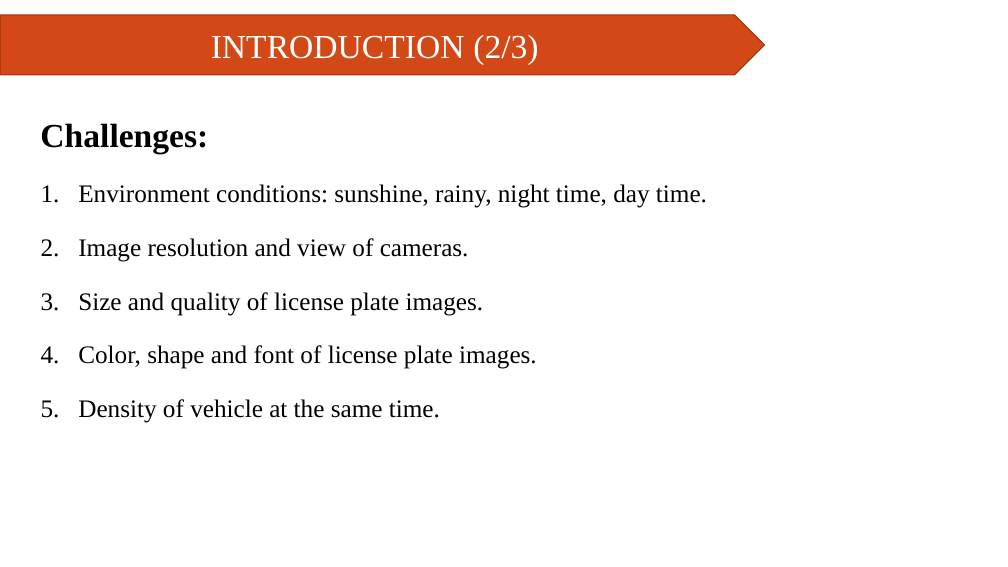
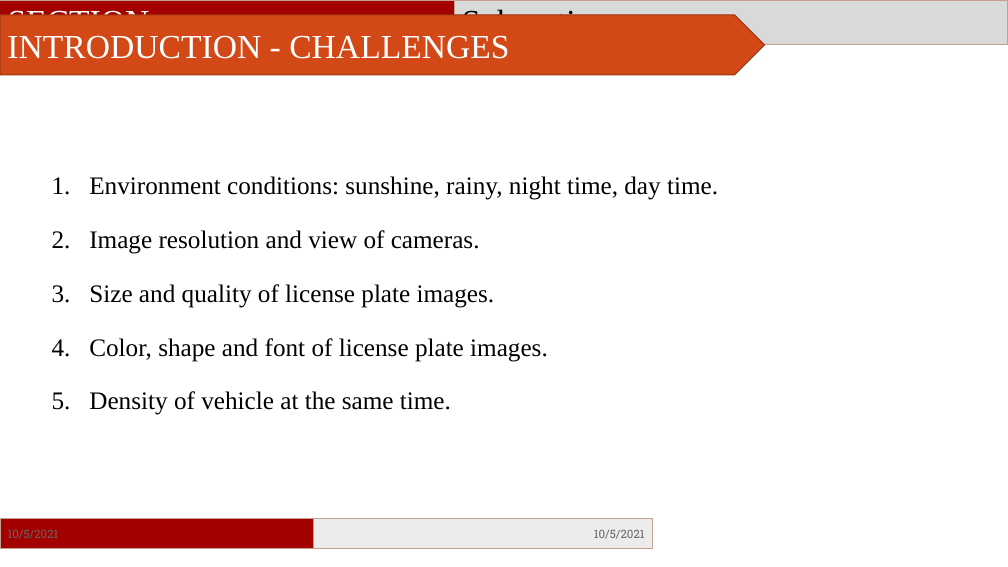
Before and after one commit to phamvandan/graduated-thesis-2021, a slide deck: slide 6 of NCKH.pptx. Drawn at 1008x567 pixels with LibreOffice and Linux fonts; fonts in the diff are those of the drawing; background and template pictures are left out. Boxes give left, top, right and bottom in pixels: in the first picture for what was removed or moved away, otherwise in the second. Text is boxed around its words. In the diff, an @@ line names an element or a change of style, - is before the commit and + after.

```diff
--- a/NCKH.pptx
+++ b/NCKH.pptx
@@ rectangle added at bbox=[0, 0, 454, 45], fill #A30000, outline #C49F92 0.75 pt, 32 pt, text #FFFFFF @@
+SECTION
@@ rectangle added at bbox=[454, 0, 1008, 45], fill #D9D9D9, outline #C49F92 0.75 pt, 32 pt, text #000000 @@
+Subsection
@@ text in pentagon arrow at bbox=[7, 35, 509, 59]: text changed @@
-INTRODUCTION (2/3)
+INTRODUCTION - CHALLENGES
@@ text removed at bbox=[40, 123, 208, 154] @@
-Challenges:
@@ text "Environment conditions: sunshine, rainy, night ...": place and size @@
-text "Environment conditions: sunshine, rainy, night ..." at bbox=[78, 184, 707, 423]
+text "Environment conditions: sunshine, rainy, night ..." at bbox=[89, 176, 718, 415]
@@ rectangle added at bbox=[0, 519, 314, 549], fill #A30000, outline #C49F92 0.75 pt, 11 pt, text #696464 @@
+10/5/2021
@@ rectangle added at bbox=[314, 519, 653, 549], fill #ECECEC, outline #C49F92 0.75 pt, 11 pt, text #696464 @@
+10/5/2021
```
Also in this commit, not shown: 19 other slides changed, 1 slide added, 1 other file.
